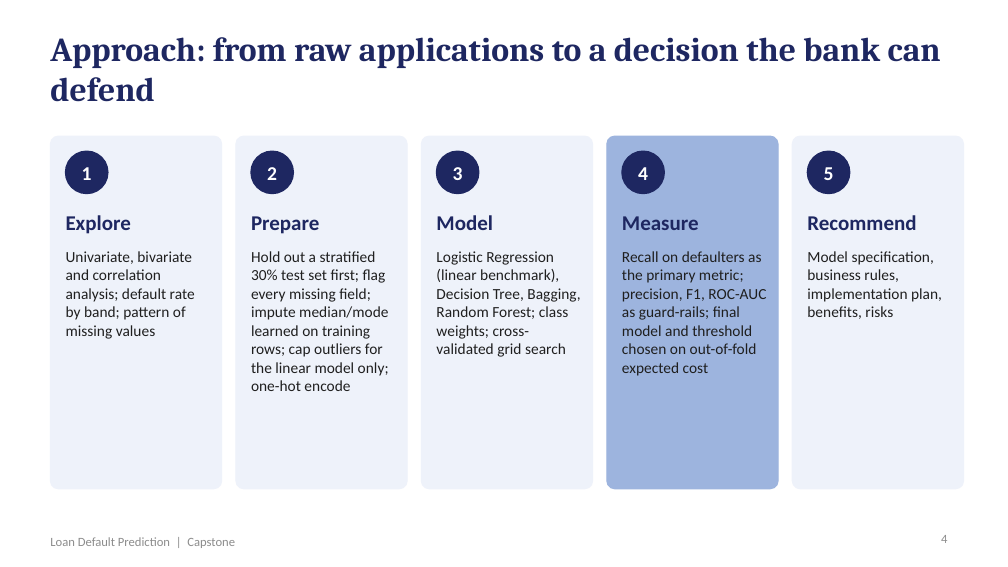
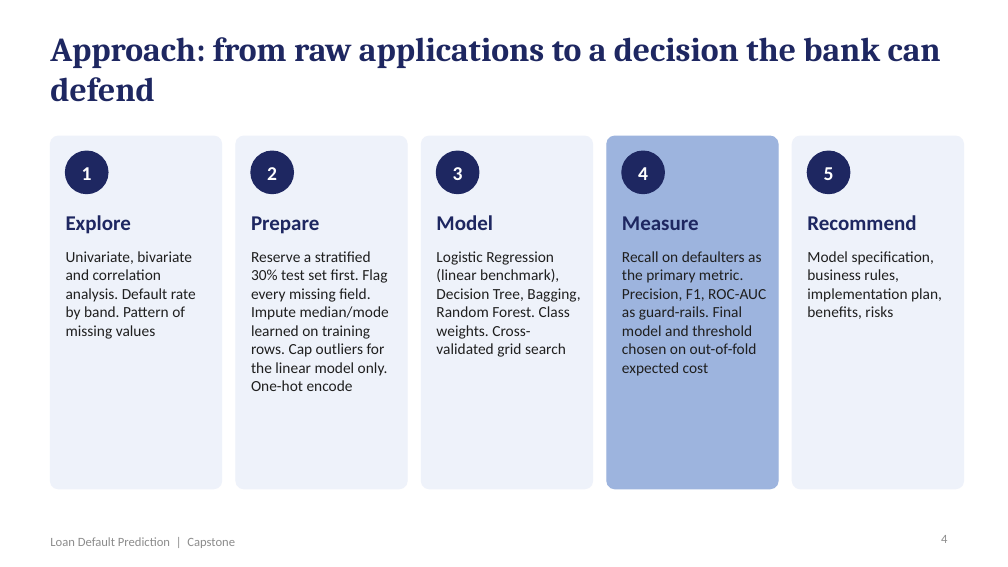
Before and after one commit to shubham1891/Personal-code, a slide deck: slide 4 of presentation/Loan_Default_Prediction_Presentation.pptx. Drawn at 1008x567 pixels with LibreOffice and Linux fonts; fonts in the diff are those of the drawing. Boxes give left, top, right and bottom in pixels: in the first picture for what was removed or moved away, otherwise in the second. Text is boxed around its words. In the diff, an @@ line names an element or a change of style, - is before the commit and + after.

```diff
--- a/presentation/Loan_Default_Prediction_Presentation.pptx
+++ b/presentation/Loan_Default_Prediction_Presentation.pptx
@@ text at [66,251,196,339]: text changed @@
-Univariate, bivariate and correlation analysis; default rate by band; pattern of missing values
+Univariate, bivariate and correlation analysis. Default rate by band. Pattern of missing values
@@ text at [251,251,389,391]: text changed @@
-Hold out a stratified 30% test set first; flag every missing field; impute median/mode learned on training rows; cap outliers for the linear model only; one-hot encode
+Reserve a stratified 30% test set first. Flag every missing field. Impute median/mode learned on training rows. Cap outliers for the linear model only. One-hot encode
@@ text at [436,251,580,357]: text changed @@
-Logistic Regression (linear benchmark), Decision Tree, Bagging, Random Forest; class weights; cross-validated grid search
+Logistic Regression (linear benchmark), Decision Tree, Bagging, Random Forest. Class weights. Cross-validated grid search
@@ text at [622,251,766,376]: text changed @@
-Recall on defaulters as the primary metric; precision, F1, ROC-AUC as guard-rails; final model and threshold chosen on out-of-fold expected cost
+Recall on defaulters as the primary metric. Precision, F1, ROC-AUC as guard-rails. Final model and threshold chosen on out-of-fold expected cost
```
Also in this commit, not shown: 18 other slides changed, 5 other files.
